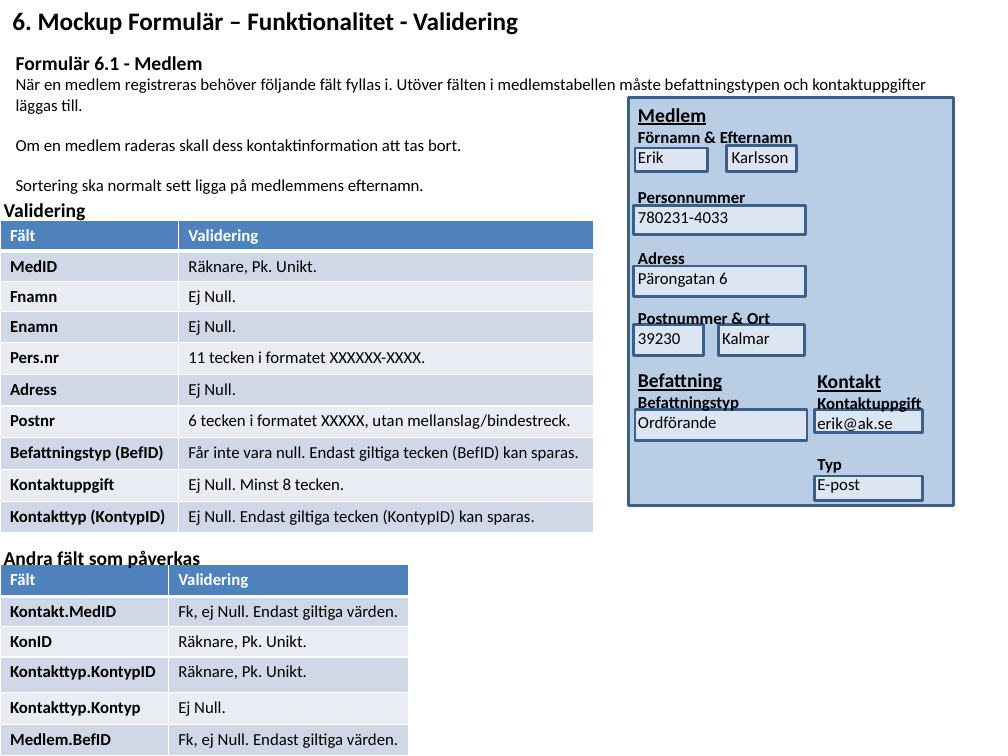
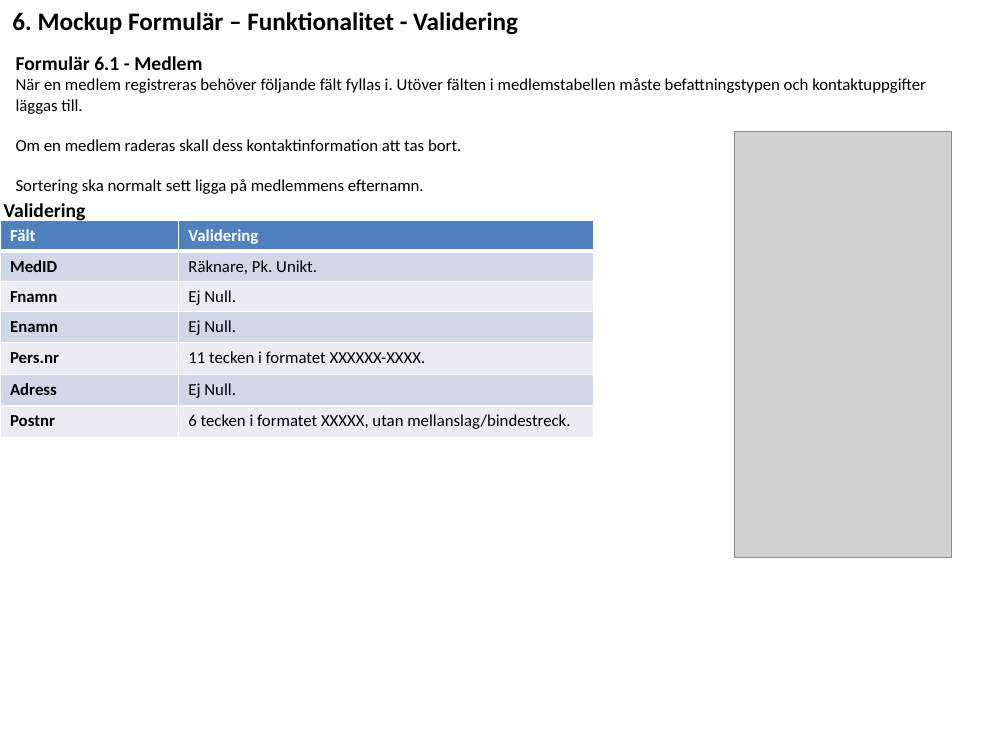
Before and after one commit to ed222an/Databasteknik, a slide deck: slide 6 of Projekt/AKS Slutlig.pptx. Drawn at 1008x756 pixels with LibreOffice and Linux fonts; fonts in the diff are those of the drawing; grey boxes stand for pictures. Boxes give left, top, right and bottom in pixels: in the first picture for what was removed or moved away, otherwise in the second. Text is boxed around its words. In the diff, an @@ line names an element or a change of style, - is before the commit and + after.

```diff
--- a/Projekt/AKS Slutlig.pptx
+++ b/Projekt/AKS Slutlig.pptx
@@ rectangle removed at box(628, 98, 954, 506) @@
@@ text removed at box(638, 108, 793, 428) @@
-Medlem
-Förnamn & Efternamn
-Erik Karlsson
-Personnummer
-780231-4033
-Adress
-Pärongatan 6
-Postnummer & Ort
-39230 Kalmar
-Befattning
-Befattningstyp
-Ordförande
@@ rectangle removed at box(635, 148, 708, 172) @@
@@ rectangle removed at box(727, 146, 796, 172) @@
@@ picture added at box(734, 131, 952, 557) @@
@@ rectangle removed at box(633, 206, 805, 235) @@
@@ table at box(0, 221, 594, 437) @@
-row 8: Befattningstyp (BefID) | Får inte vara null. Endast giltiga tecken (BefID) kan sparas.
-row 9: Kontaktuppgift | Ej Null. Minst 8 tecken.
-row 10: Kontakttyp (KontypID) | Ej Null. Endast giltiga tecken (KontypID) kan sparas.
@@ rectangle removed at box(633, 266, 805, 296) @@
@@ rectangle removed at box(633, 325, 703, 355) @@
@@ rectangle removed at box(719, 325, 804, 355) @@
@@ text removed at box(817, 374, 921, 493) @@
-Kontakt
-Kontaktuppgift
-erik@ak.se
-Typ
-E-post
@@ rectangle removed at box(635, 410, 807, 440) @@
@@ rectangle removed at box(814, 410, 923, 432) @@
@@ rectangle removed at box(814, 476, 923, 500) @@
@@ table removed at box(0, 564, 409, 756), 6 rows, 2 columns @@
-Fält | Validering
-Kontakt.MedID | Fk, ej Null. Endast giltiga värden.
-KonID | Räknare, Pk. Unikt.
-Kontakttyp.KontypID | Räknare, Pk. Unikt.
-Kontakttyp.Kontyp | Ej Null.
-Medlem.BefID | Fk, ej Null. Endast giltiga värden.
@@ text removed at box(4, 549, 201, 571) @@
-Andra fält som påverkas
```
Also in this commit, not shown: 1 other slide changed, 9 slides added, 2 other files.
